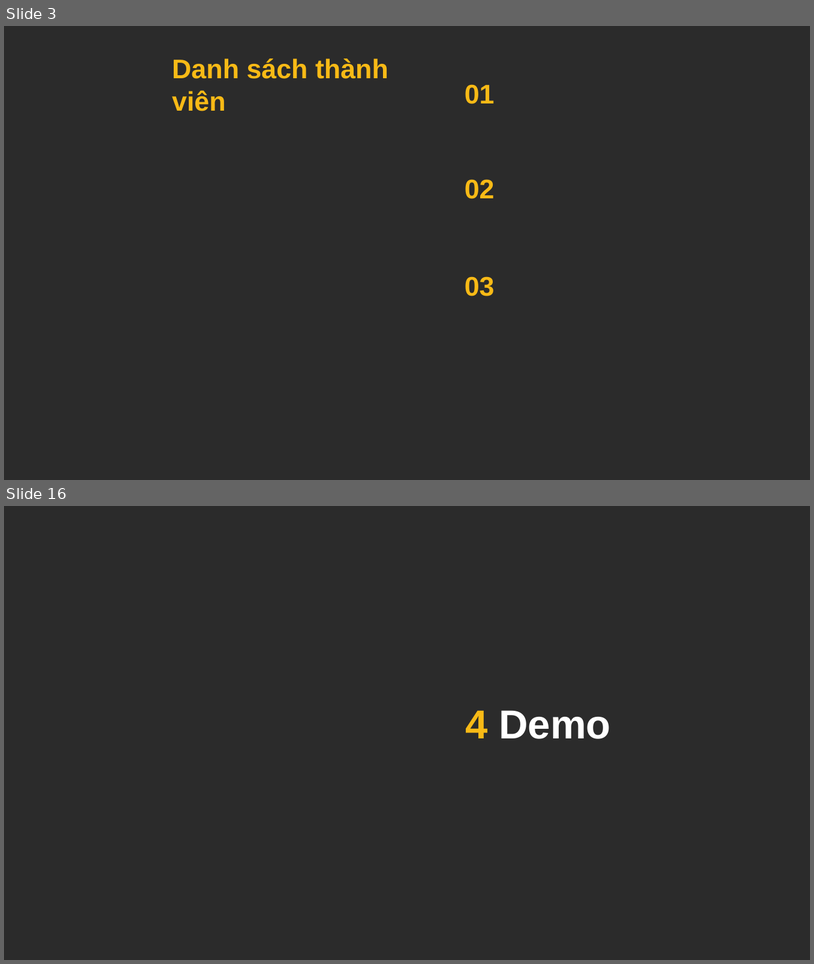
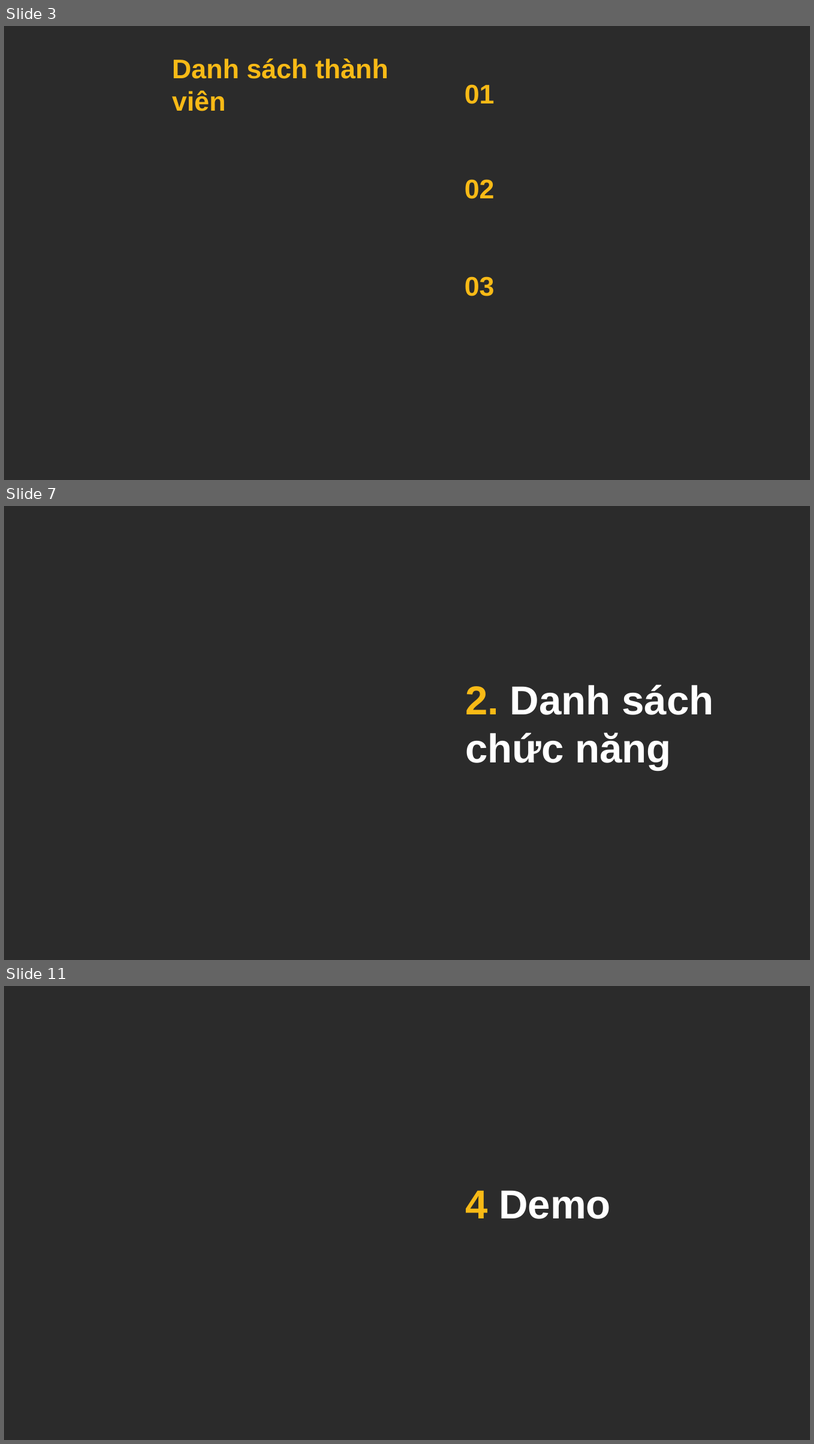
Before and after one commit to maxknowyou/npta, a slide deck: ThuyetTrinhBaoCaoMaNguonMo.pptx. Shown one above the other, each under a label of ours: slides 3 and 16 before the commit, slides 3, 7 and 11 after it; the slides between them are not shown. The pictures are 814x964 and 814x1444 pixels, drawn with LibreOffice and Linux fonts; fonts in the diff are those of the drawing; background and template pictures are left out; a plain dark background stands for a picture behind light text. Boxes give left, top, right and bottom in pixels: in the first picture for what was removed or moved away, otherwise in the second. Text is boxed around its words. In the diff, an @@ line names an element or a change of style, - is before the commit and + after.

```diff
--- a/ThuyetTrinhBaoCaoMaNguonMo.pptx
+++ b/ThuyetTrinhBaoCaoMaNguonMo.pptx
@@ slide 7 added at [4, 506, 810, 960], background picture (left out) @@
@@ text added at [465, 684, 714, 770], 48 pt, text #FFFFFF, bold @@
+2. Danh sách chức năng
@@ what was slide 16 is now slide 11 @@
```
Also in this commit, not shown: 2 slides changed, 6 other slides added, 12 slides removed.
